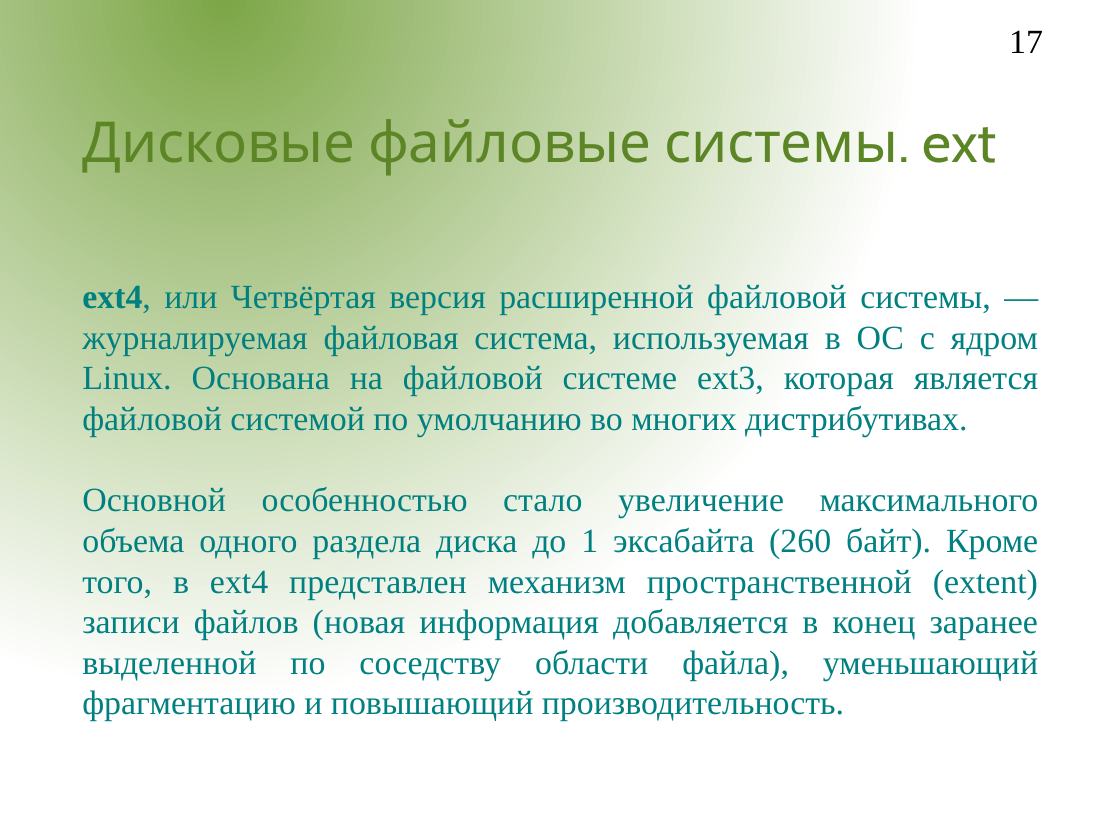
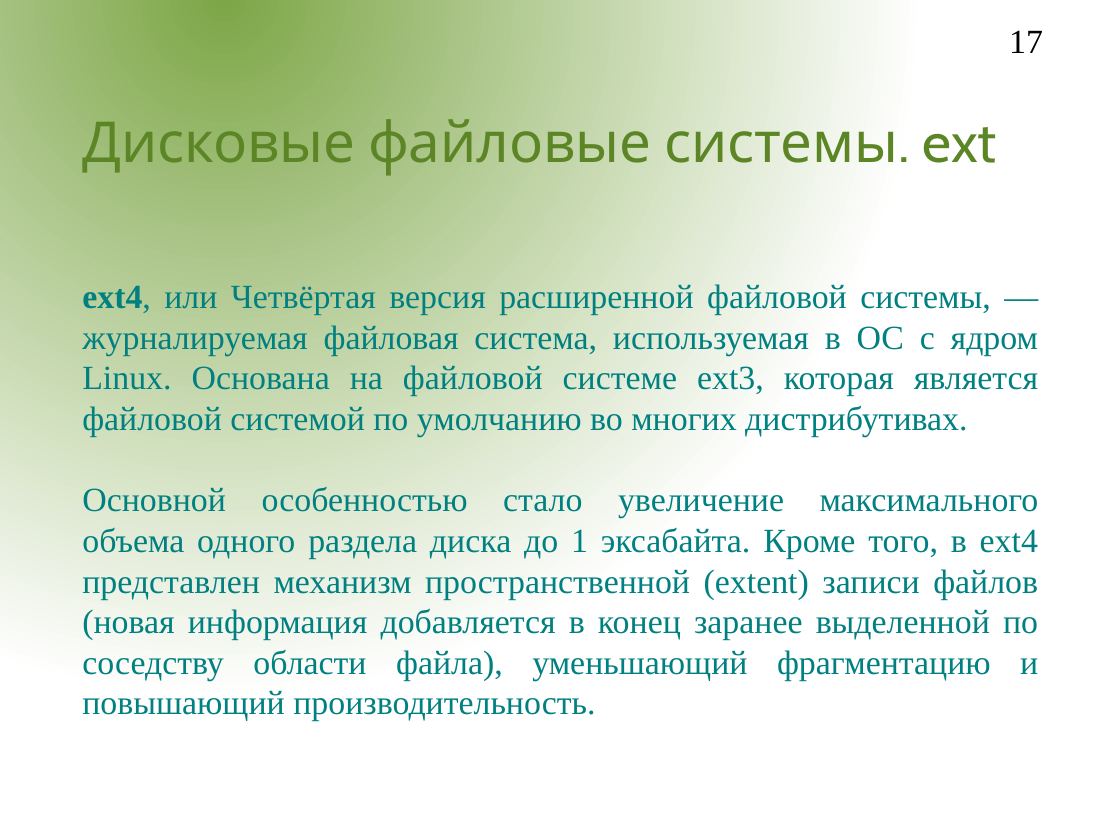
Before and after one commit to aeremenok/a-team-777, a slide deck: slide 17 of sem_9/st/fs.odp. Drawn at 1120x840 pixels with LibreOffice and Linux fonts; fonts in the diff are those of the drawing; background and template pictures are left out. Boxes give left, top, right and bottom in pixels: in the first picture for what was removed or moved away, otherwise in the second. Text is boxed around its words. In the diff, an @@ line names an element or a change of style, - is before the commit and + after.

```diff
--- a/sem_9/st/fs.odp
+++ b/sem_9/st/fs.odp
@@ subtitle at bbox=[82, 487, 1039, 722]: text changed @@
-Основной особенностью стало увеличение максимального объема одного раздела диска до 1 эксабайта (260 байт). Кроме того, в ext4 представлен механизм пространственной (extent) записи файлов (новая информация добавляется в конец заранее выделенной по соседству области файла), уменьшающий фрагментацию и повышающий производительность.
+Основной особенностью стало увеличение максимального объема одного раздела диска до 1 эксабайта. Кроме того, в ext4 представлен механизм пространственной (extent) записи файлов (новая информация добавляется в конец заранее выделенной по соседству области файла), уменьшающий фрагментацию и повышающий производительность.
```
Also in this commit, not shown: 4 other slides changed.
